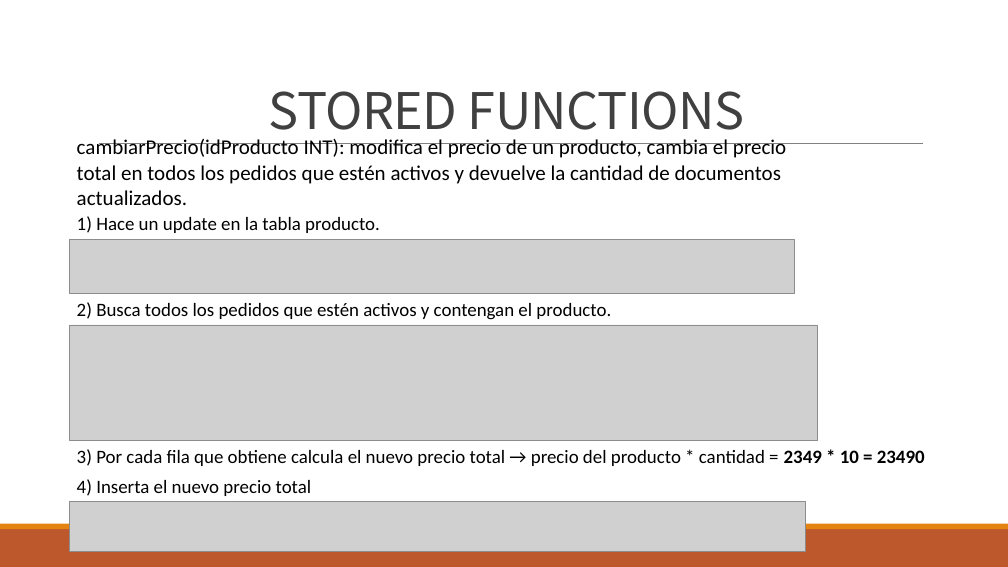
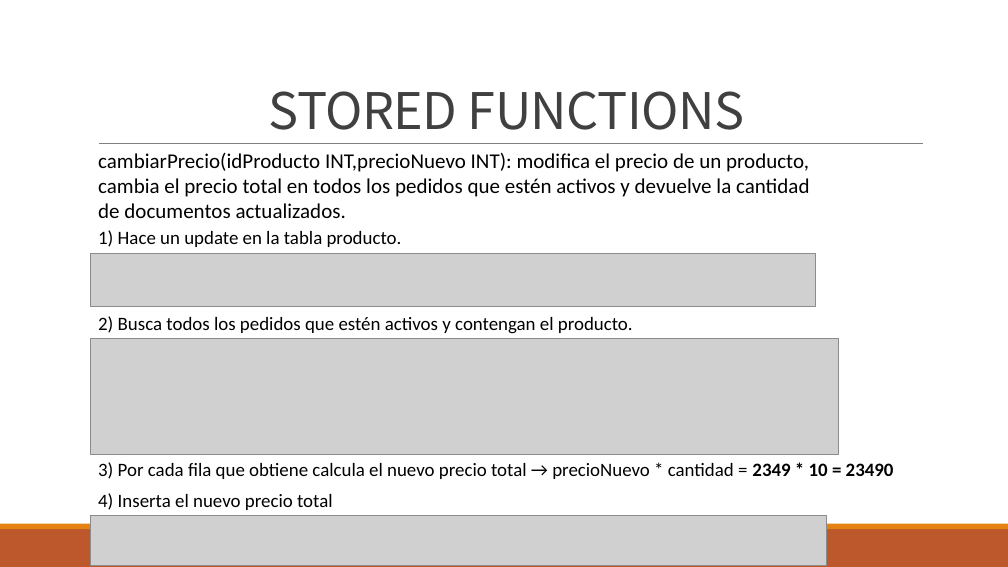
Before and after one commit to Miranda-03/Meltdown-IPM, a slide deck: slide 10 of MongoDB - Glovo/powerPoint.pptx. Drawn at 1008x567 pixels with LibreOffice and Linux fonts; fonts in the diff are those of the drawing; grey boxes stand for pictures. Boxes give left, top, right and bottom in pixels: in the first picture for what was removed or moved away, otherwise in the second. Text is boxed around its words. In the diff, an @@ line names an element or a change of style, - is before the commit and + after.

```diff
--- a/MongoDB - Glovo/powerPoint.pptx
+++ b/MongoDB - Glovo/powerPoint.pptx
@@ text at [98, 153, 809, 218]: text changed @@
-cambiarPrecio(idProducto INT): modifica el precio de un producto, cambia el precio total en todos los pedidos que estén activos y devuelve la cantidad de documentos actualizados.
+cambiarPrecio(idProducto INT,precioNuevo INT): modifica el precio de un producto, cambia el precio total en todos los pedidos que estén activos y devuelve la cantidad de documentos actualizados.
@@ text at [98, 462, 894, 479]: text changed @@
-3) Por cada fila que obtiene calcula el nuevo precio total → precio del producto * cantidad = 2349 * 10 = 23490
+3) Por cada fila que obtiene calcula el nuevo precio total → precioNuevo * cantidad = 2349 * 10 = 23490
@@ 3 pictures, 3 texts: place and size @@
-3 pictures, 3 texts at [70, 216, 817, 552]
+3 pictures, 3 texts at [91, 230, 839, 566]
```
Also in this commit, not shown: 5 other slides changed.
